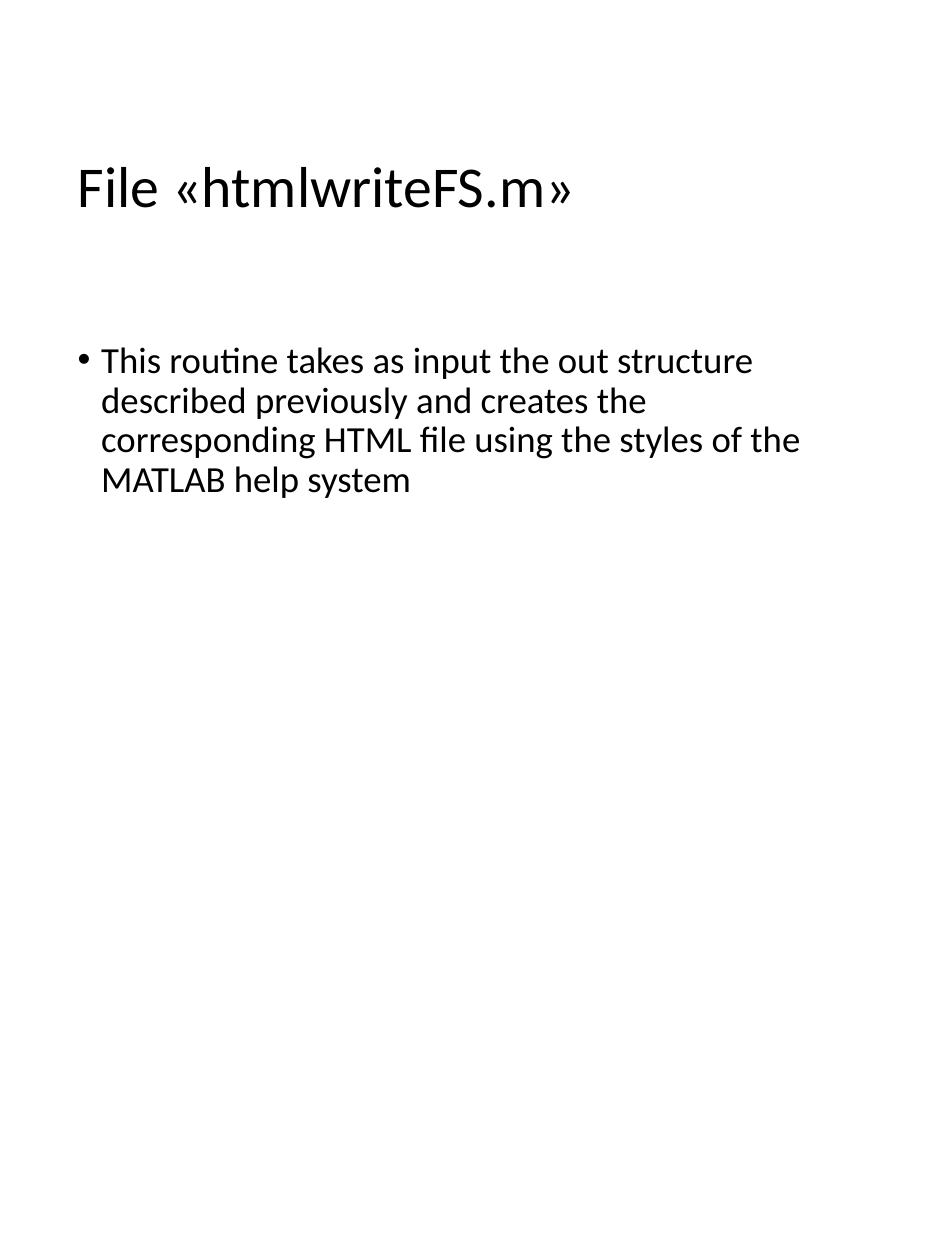
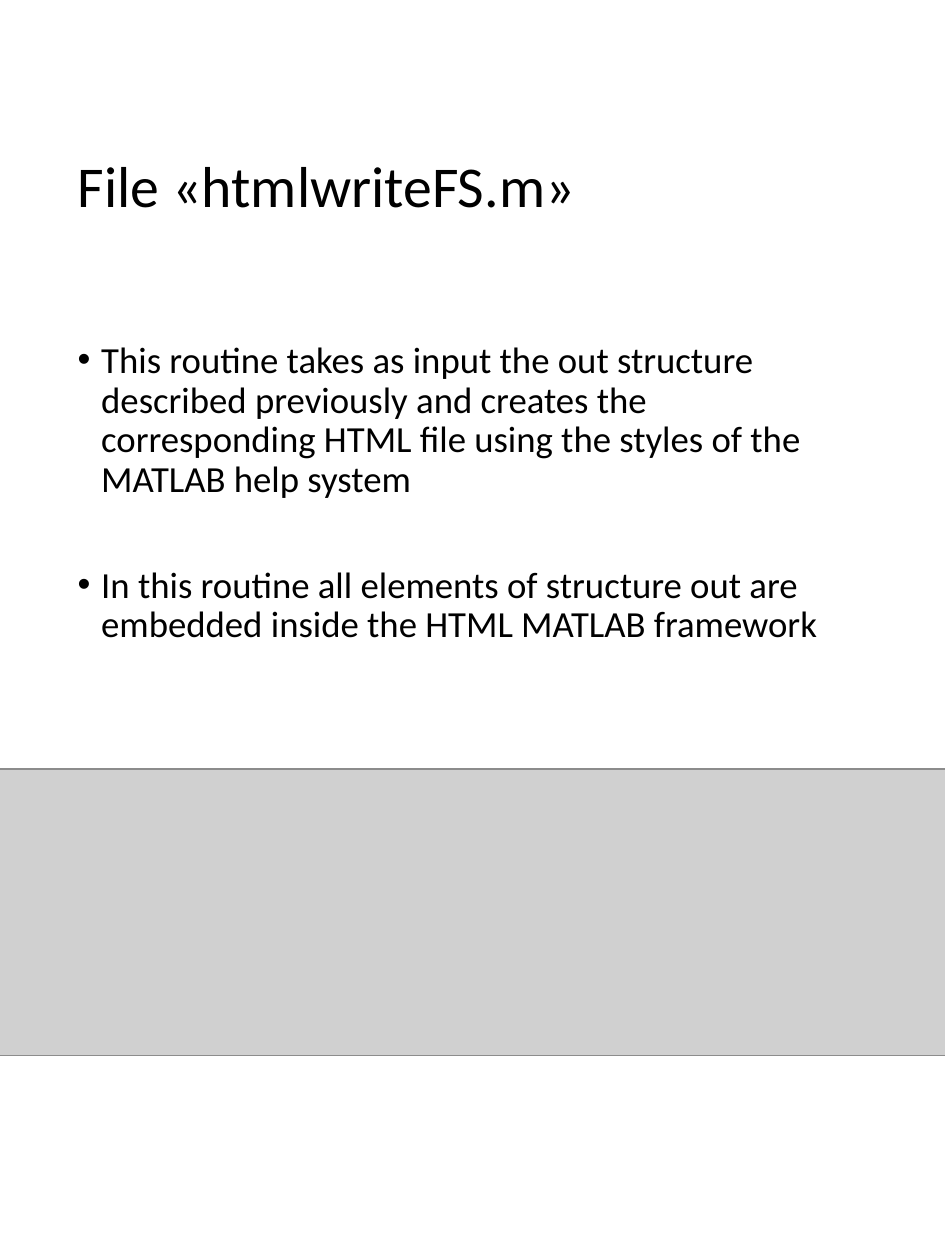
Before and after one commit to UniprJRC/FSDA, a slide deck: slide 28 of utilities_help/FlowChart.pptx (slide 7 before the commit). Drawn at 945x1260 pixels with LibreOffice and Linux fonts; fonts in the diff are those of the drawing; grey boxes stand for pictures. Boxes give left, top, right and bottom in pixels: in the first picture for what was removed or moved away, otherwise in the second. Text is boxed around its words. In the diff, an @@ line names an element or a change of style, - is before the commit and + after.

```diff
--- a/utilities_help/FlowChart.pptx
+++ b/utilities_help/FlowChart.pptx
@@ text at (x1=101, y1=572, x2=817, y2=638): paragraph added @@
+• In this routine all elements of structure out are embedded inside the HTML MATLAB framework
@@ picture added at (x1=0, y1=769, x2=945, y2=1056) @@
```
Also in this commit, not shown: 1 other slide changed, 23 slides added, 5 other files.
